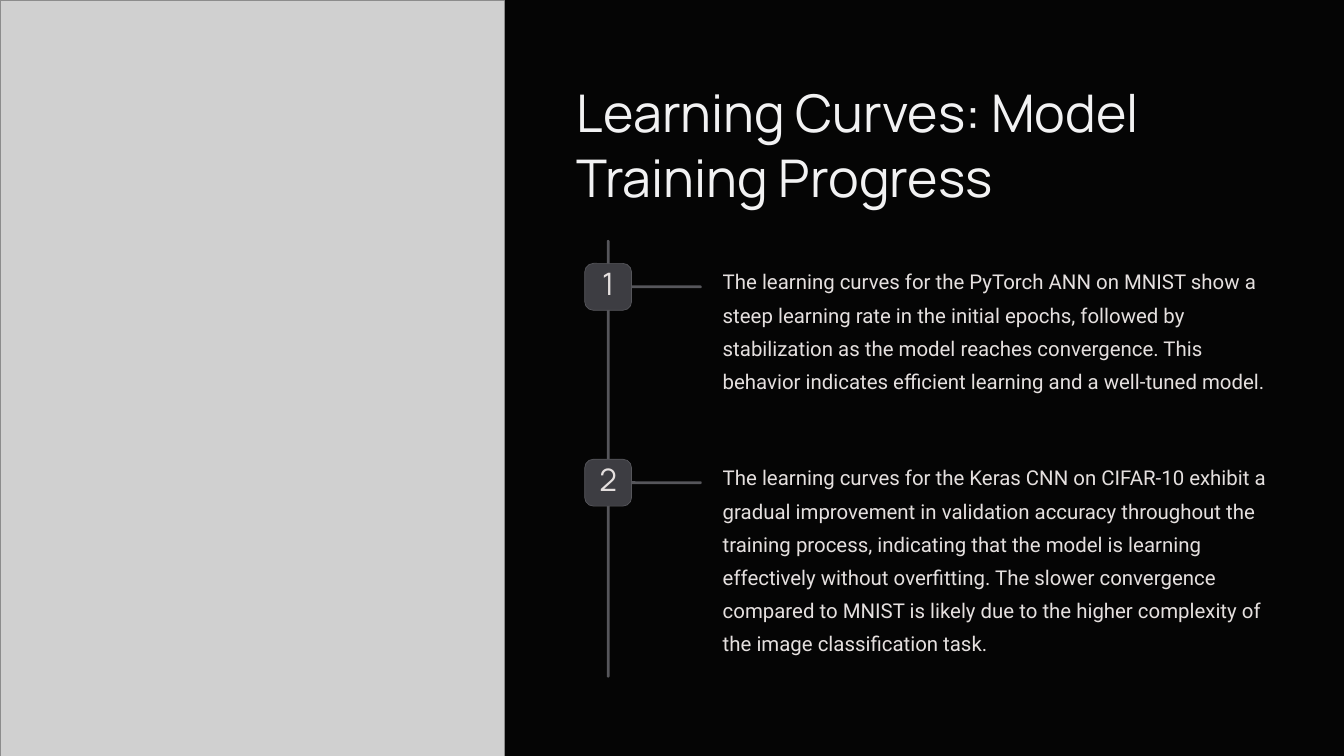
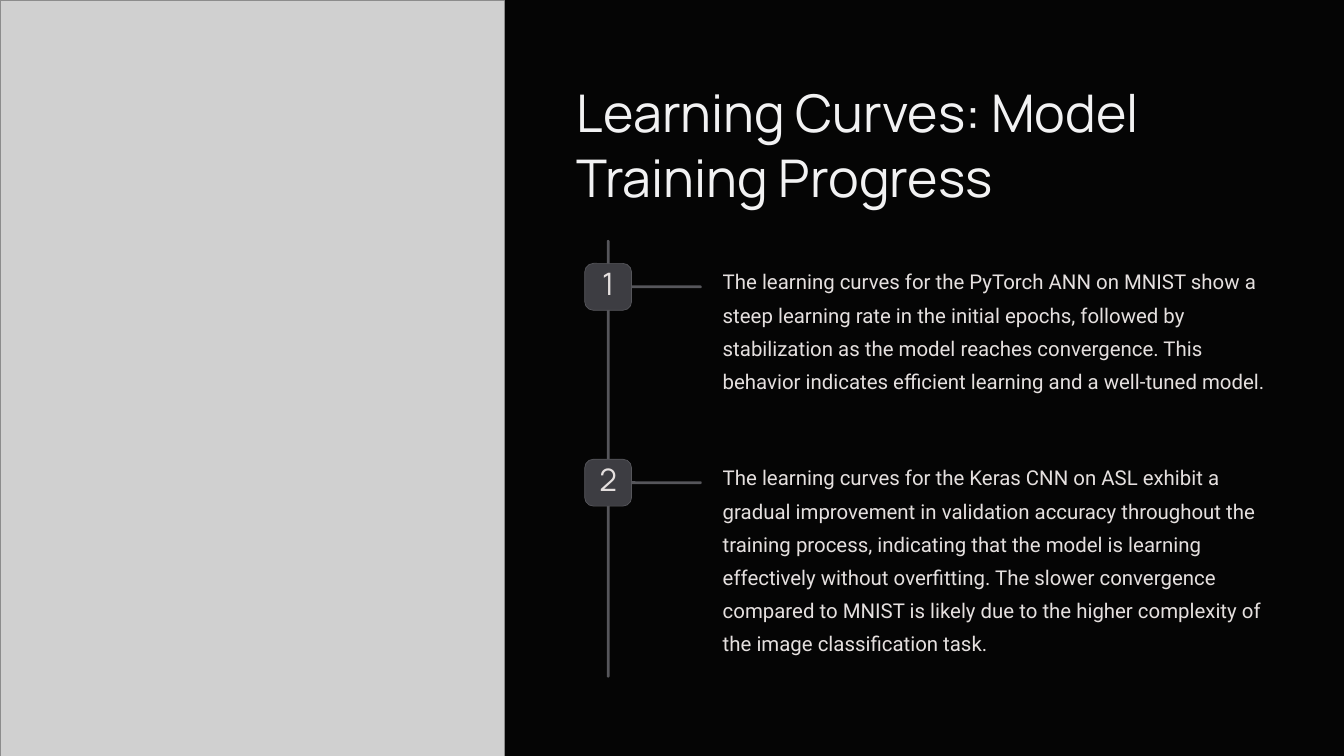
Before and after one commit to SYED-ALI-5/ANN-CNN-Project, a slide deck: slide 7 of ANN-CNN Project.pptx (slide 6 before the commit). Drawn at 1344x756 pixels with LibreOffice and Linux fonts; fonts in the diff are those of the drawing; grey boxes stand for pictures; background and template pictures are left out. Boxes give left, top, right and bottom in pixels: in the first picture for what was removed or moved away, otherwise in the second. Text is boxed around its words. In the diff, an @@ line names an element or a change of style, - is before the commit and + after.

```diff
--- a/ANN-CNN Project.pptx
+++ b/ANN-CNN Project.pptx
@@ text at [723,469,1261,656]: text changed @@
-The learning curves for the Keras CNN on CIFAR-10 exhibit a gradual improvement in validation accuracy throughout the training process, indicating that the model is learning effectively without overfitting. The slower convergence compared to MNIST is likely due to the higher complexity of the image classification task.
+The learning curves for the Keras CNN on ASL exhibit a gradual improvement in validation accuracy throughout the training process, indicating that the model is learning effectively without overfitting. The slower convergence compared to MNIST is likely due to the higher complexity of the image classification task.
```
Also in this commit, not shown: 7 other slides changed, 1 slide added, 1 other file.
